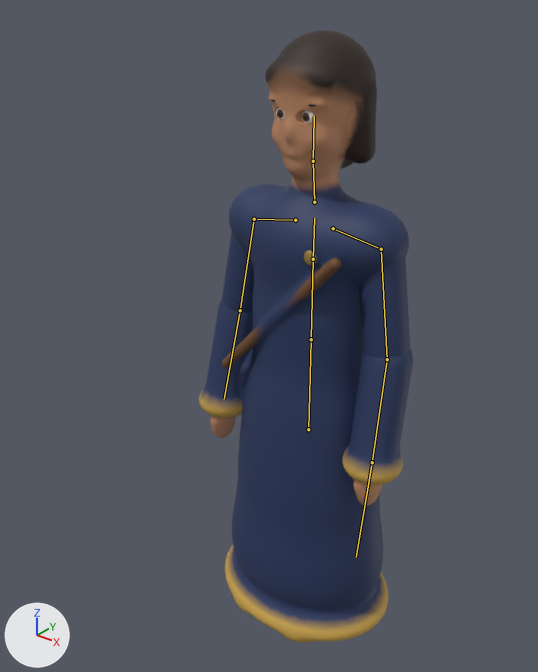
One commit to the glTF model public/assets/characters/mira.glb: the scene before it, then after it.
Rendered twice from a 50 mm lens placed at (0.906, -1.291, 1.571), pointed at (-0.035, -0.115, 0.842). The lights are fixed; the arrows at lower left show +X, +Y and +Z. The picture after the commit comes second. The bones that change, and the others that lie on the model, are drawn over the model as lines.

Objects in the first picture: 'Badge', 'Brow_1', 'Eye_-1', 'Eye_1', 'Iris_-1', 'Iris_1', 'Mira', 'Mira_arm_L', 'Mira_arm_R', 'Mira_forearm_L', 'Mira_forearm_R', 'Mira_hand_L', 'Mira_hand_R'.
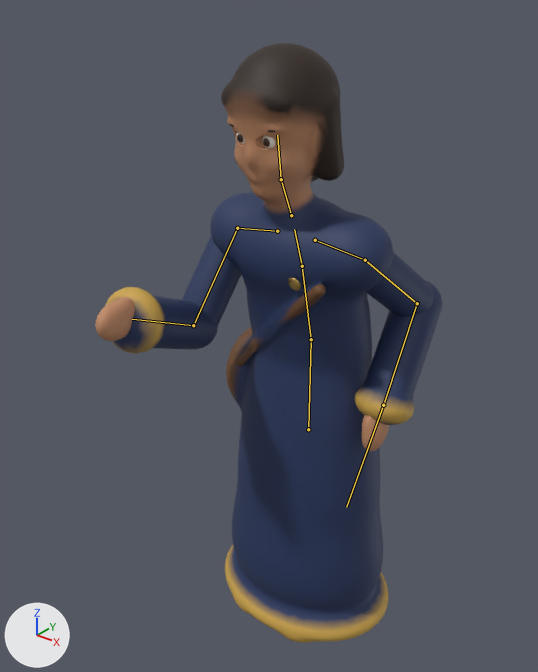
The newer file adds an action. The first version stands in its rest pose; the second is drawn at frame 8 of the action 'Run'.

What differs and where, as boxes [x1, y1, x2, y2] in the pictures (538 x 672 px):
'Mira', posed
    before: [222, 30, 409, 643]
    after: [210, 43, 393, 643]
'Mira_forearm_L', posed
    before: [342, 349, 413, 485]
    after: [355, 281, 442, 425]
'Mira_forearm_R', posed
    before: [199, 299, 253, 418]
    after: [105, 287, 218, 354]
'Mira_arm_L', posed
    before: [359, 258, 410, 358]
    after: [366, 252, 434, 317]
'Mira_arm_R', posed
    before: [221, 232, 254, 313]
    after: [182, 236, 241, 326]
'Mira_hand_R', posed
    before: [210, 415, 236, 438]
    after: [95, 297, 135, 341]
'Eye_1', posed
    before: [302, 110, 315, 124]
    after: [262, 136, 275, 149]
'Iris_1', posed
    before: [303, 113, 309, 121]
    after: [263, 138, 270, 147]
'Eye_-1', posed
    before: [276, 107, 285, 120]
    after: [236, 132, 245, 144]
'Iris_-1', posed
    before: [277, 109, 283, 118]
    after: [237, 134, 243, 142]
'Brow_1', posed
    before: [308, 104, 316, 107]
    after: [267, 130, 275, 132]
bone 'spine', root to tip
    before: (311, 339) to (313, 259)
    after: (311, 339) to (302, 266)
bone 'chest', root to tip
    before: (313, 259) to (314, 218)
    after: (302, 266) to (294, 229)
bone 'head', root to tip
    before: (313, 161) to (314, 116)
    after: (281, 179) to (277, 135)
bone 'arm_L', root to tip
    before: (381, 249) to (387, 359)
    after: (365, 260) to (417, 303)
bone 'forearm_L', root to tip
    before: (387, 359) to (372, 462)
    after: (417, 303) to (383, 405)
bone 'arm_R', root to tip
    before: (254, 219) to (240, 310)
    after: (237, 228) to (193, 325)
bone 'forearm_R', root to tip
    before: (240, 310) to (224, 399)
    after: (193, 325) to (132, 319)

What the commit changed:
Bone 'spine' (bone_spine) turns from (0, 0, 0) to (12, 0, 0) degrees about its own x, y and z.
Bone 'chest' (bone_chest) turns from (0, 0, 0) to (6, 0, 0) degrees about its own x, y and z.
Bone 'head' (bone_head) turns from (0, 0, 0) to (-10, 0, 0) degrees about its own x, y and z.
Bone 'arm_L' (bone_arm_l) turns from (0, 0, 0) to (35, -2, 7) degrees about its own x, y and z.
Bone 'forearm_L' (bone_forearm_l) turns from (0, 0, 0) to (-75, 0, 0) degrees about its own x, y and z.
Bone 'arm_R' (bone_arm_r) turns from (0, 0, 0) to (-45, 3, 7) degrees about its own x, y and z.
Bone 'forearm_R' (bone_forearm_r) turns from (0, 0, 0) to (-75, 0, 0) degrees about its own x, y and z.
